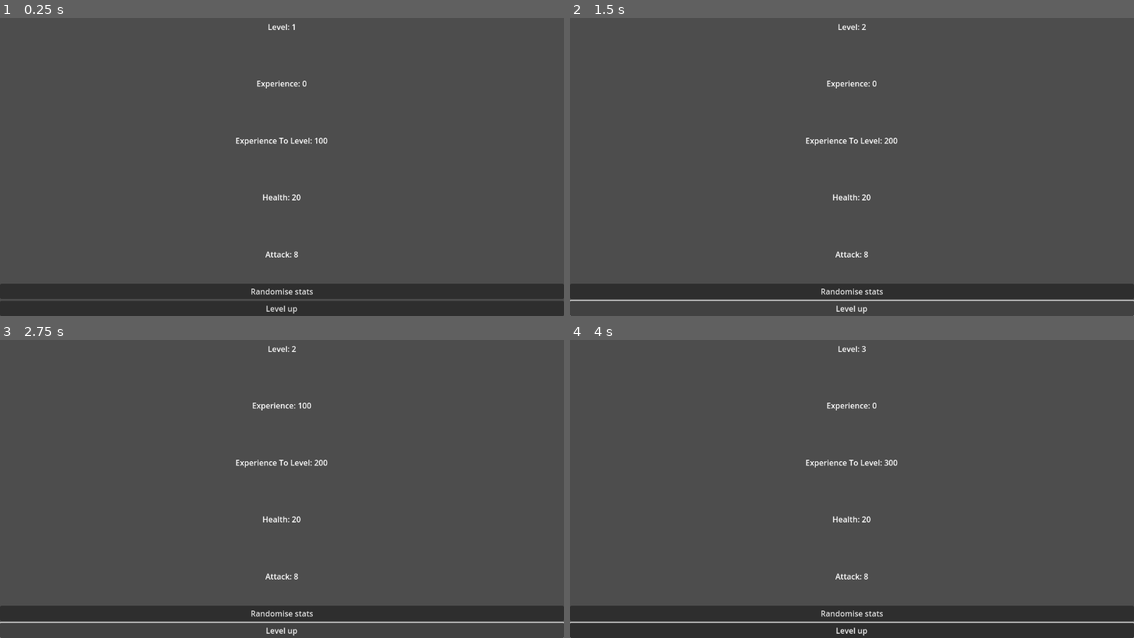
Above: before the commit, frames 1-4 (two rows, left to right).
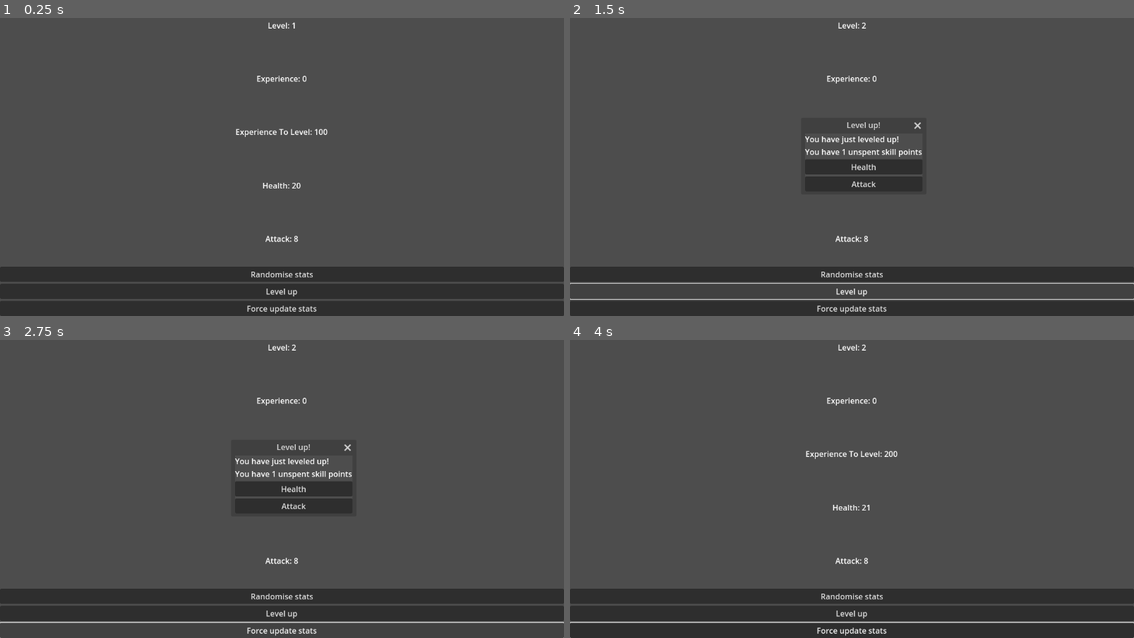
Above: after the commit, the same moments.

Repository: 69ShadesOfPeanut/secret-santa-2024
Game: Godot game, scene res://Scenes/Test/MonsterStatsTest.tscn
The game is run twice, just before and just after one commit, with the same random seed, the same clock (stepped at 60 frames per second) and the same inputs. This scene is started directly instead of the project's main scene.
Inputs (mouse positions are in pixels of both pictures, inside the frame that each line leads up to):
- Up to frame 1 (0.25 s): no input
- Up to frame 2 (1.5 s): click "Randomise stats" at 0.5 s; click "Level up" at 1.25 s
- Up to frame 3 (2.75 s): click (282, 629) at 2 s, where only the run after the commit has a clickable "Force update stats"
- Up to frame 4 (4 s): click (863, 489) at 2.75 s, where only the run after the commit has a clickable "Health"; tap Enter at 3.5 s; hold D (Right) from 3.53 s (still down)

The runs differ from the first frame. In frame 1, 6.1% of the frame differs, in the area x 0-100%, y 1-100%; in frame 2, 9.6%; in frame 3, 8.2%; in frame 4, 6.1%.

Commit message:
Level up skill point mechanics
Added basic skill point system

Diff:
--- /dev/null
+++ b/Scenes/LevelUp.tscn
@@ -0,0 +1,30 @@
+[gd_scene load_steps=2 format=3 uid="uid://ces0hd8ocqu4y"]
+
+[ext_resource type="Script" path="res://Scripts/LevelUpGUI.gd" id="1_f7k10"]
+
+[node name="LevelUp" type="Window"]
+title = "Level up!"
+size = Vector2i(192, 100)
+wrap_controls = true
+unresizable = true
+always_on_top = true
+script = ExtResource("1_f7k10")
+
+[node name="VBoxContainer" type="VBoxContainer" parent="."]
+offset_right = 40.0
+offset_bottom = 40.0
+
+[node name="LevelUpLabel" type="Label" parent="VBoxContainer"]
+layout_mode = 2
+text = "You have just leveled up!"
+
+[node name="HealthButton" type="Button" parent="VBoxContainer"]
+layout_mode = 2
+text = "Health"
+
+[node name="AttackButton" type="Button" parent="VBoxContainer"]
+layout_mode = 2
+text = "Attack"
+
+[connection signal="pressed" from="VBoxContainer/HealthButton" to="." method="ButtonPress" binds= ["Health"]]
+[connection signal="pressed" from="VBoxContainer/AttackButton" to="." method="ButtonPress" binds= ["Attack"]]
--- a/Scenes/Test/MonsterStatsTest.tscn
+++ b/Scenes/Test/MonsterStatsTest.tscn
@@ -70,5 +70,10 @@
 layout_mode = 2
 text = "Level up"
 
+[node name="Button3" type="Button" parent="VBoxContainer"]
+layout_mode = 2
+text = "Force update stats"
+
 [connection signal="pressed" from="VBoxContainer/Button" to="VBoxContainer" method="_ready"]
 [connection signal="pressed" from="VBoxContainer/Button2" to="VBoxContainer" method="LevelUpTest"]
+[connection signal="pressed" from="VBoxContainer/Button3" to="VBoxContainer" method="SetText"]
--- /dev/null
+++ b/Scripts/LevelUpGUI.gd
@@ -0,0 +1,42 @@
+# Script that handles the Level Up GUI
+extends Window
+
+# Vars
+var PlayerMonster : MonsterStats
+# Nodes
+@onready var LevelUpLabel : Label = get_node("VBoxContainer/LevelUpLabel")
+
+
+## Display how many skill points player monster has to spend
+func SetUp(PMonster : MonsterStats):
+	PlayerMonster = PMonster
+	UpdateText()
+
+## Function to update text on screen
+func UpdateText():
+	LevelUpLabel.text = "You have just leveled up!
+	You have " + str(PlayerMonster.SkillPoints) + " unspent skill points"
+
+
+## Function called when a button is pressed
+func ButtonPress(ButtonStat : String):
+	print(ButtonStat + " button pressed")
+
+
+	# Check stat then increase it
+	match  ButtonStat:
+		"Health":
+			PlayerMonster.Health += 1
+			print("Player health is now: " + str(PlayerMonster.Health))
+		"Attack":
+			PlayerMonster.Attack += 1
+			print("Player attack is now: " + str(PlayerMonster.Attack))
+	PlayerMonster.SkillPoints -= 1
+
+	# Stop player from once they reach 0 skill points
+	if PlayerMonster.SkillPoints <= 0:
+		print("All skill points used")
+		queue_free()
+		return
+
+	UpdateText()
--- a/Scripts/MonsterStats.gd
+++ b/Scripts/MonsterStats.gd
@@ -15,6 +15,8 @@
 var Experience : int = 0
 # The current experience needed to level up
 var ExperienceLevelUp : int = 100
+# How many unspent skill points monster has
+var SkillPoints : int = 0
 
 # Monster type
 @export_enum("fire", "water", "grass") var MonsterType : String = "fire"
@@ -52,6 +54,10 @@
 	if Experience >= ExperienceLevelUp:
 		print("Level up!")
 		Level += 1
+		SkillPoints += Level / 2
 		ExperienceLevelUp += 100
 		Experience = 0
 		print("Current level is: " + str(Level) + "\nCurrent experience to level up is: " + str(ExperienceLevelUp))
+
+		return true
+	return false
--- a/Scripts/Test/MonsterStatsTest.gd
+++ b/Scripts/Test/MonsterStatsTest.gd
@@ -4,6 +4,7 @@
 
 # Vars
 @export var Monster : MonsterStats
+const LevelUpGUI = preload("res://Scenes/LevelUp.tscn")
 
 
 
@@ -23,5 +24,13 @@
 
 # Func to level up the test monster
 func LevelUpTest() -> void:
-	Monster.AddXP(100)
+	var LevelUp = Monster.AddXP(100)
+
+	if LevelUp == true:
+		var LevelUpGUIInstance : Window = LevelUpGUI.instantiate()
+		get_parent().add_child(LevelUpGUIInstance)
+		LevelUpGUIInstance.move_to_center()
+		LevelUpGUIInstance.SetUp(Monster)
+
+	# Update GUI
 	_ready()
